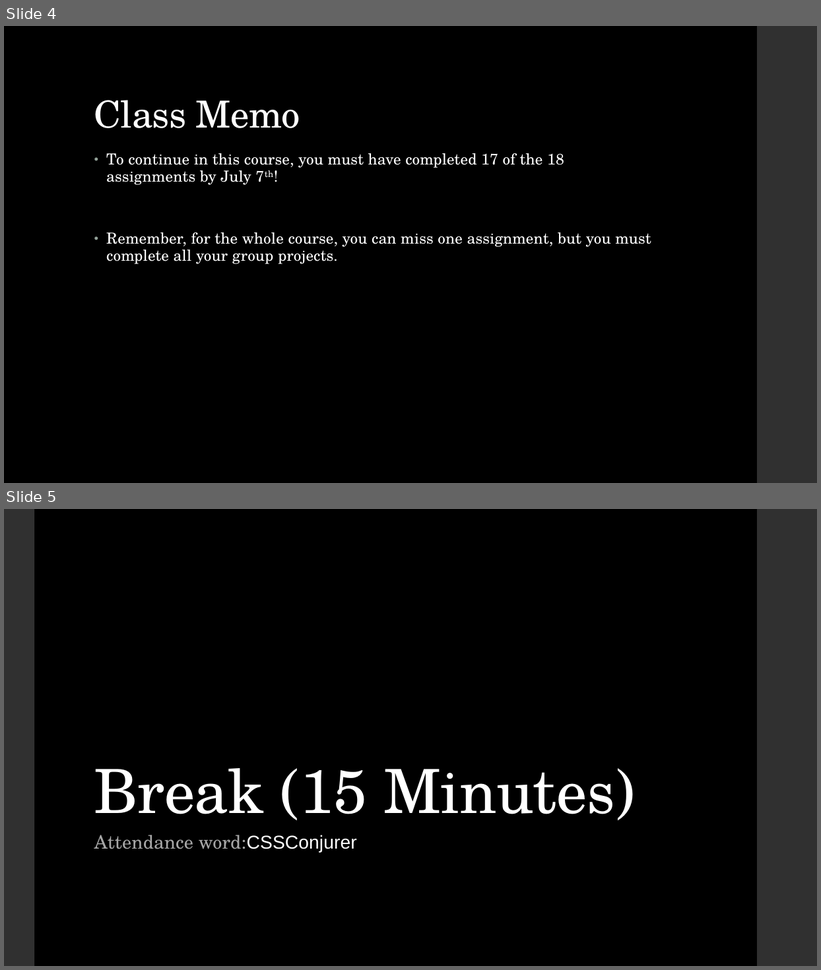
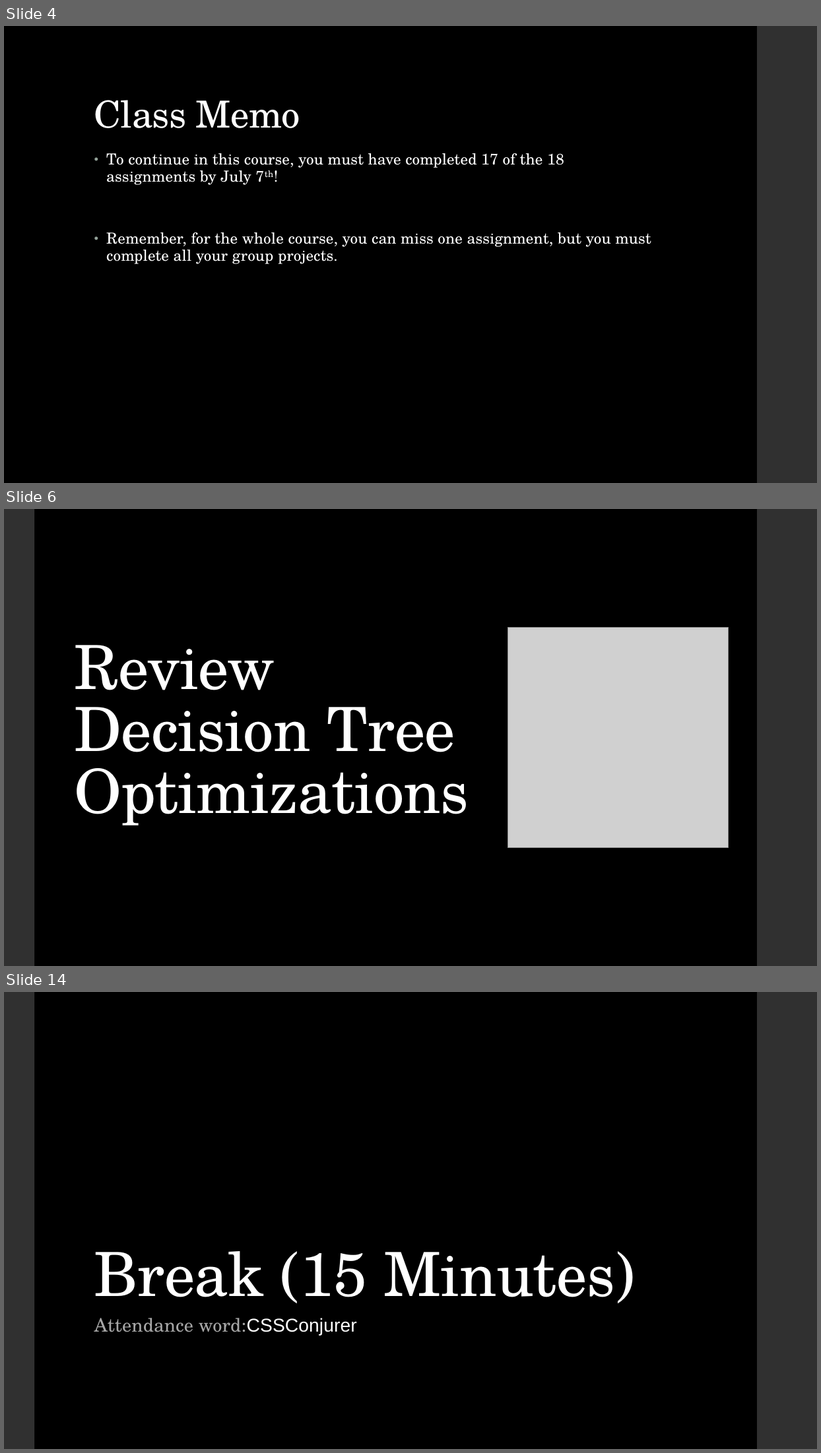
Before and after one commit to LaunchCoderGirlSTL/Data-Science-Assignments, a slide deck: course_material/week_17/week_17_presentation.pptx. Shown one above the other, each under a label of ours: slides 4 and 5 before the commit, slides 4, 6 and 14 after it; the slides between them are not shown. The pictures are 821x970 and 821x1453 pixels, drawn with LibreOffice and Linux fonts; fonts in the diff are those of the drawing; grey boxes stand for pictures. Boxes give left, top, right and bottom in pixels: in the first picture for what was removed or moved away, otherwise in the second. Text is boxed around its words. In the diff, an @@ line names an element or a change of style, - is before the commit and + after.

```diff
--- a/course_material/week_17/week_17_presentation.pptx
+++ b/course_material/week_17/week_17_presentation.pptx
@@ slide 6 added at (4,509,817,966), background #000000 @@
@@ rectangle added at (4,509,34,966), fill #303030 @@
@@ rectangle added at (757,509,817,966), fill #303030 @@
@@ picture added at (508,627,729,848) @@
@@ title added at (74,645,469,826), 72 pt, text #FFFFFF @@
+Review Decision Tree Optimizations
@@ what was slide 5 is now slide 14 @@
```
Also in this commit, not shown: 1 slide changed, 9 other slides added, 1 other file.
